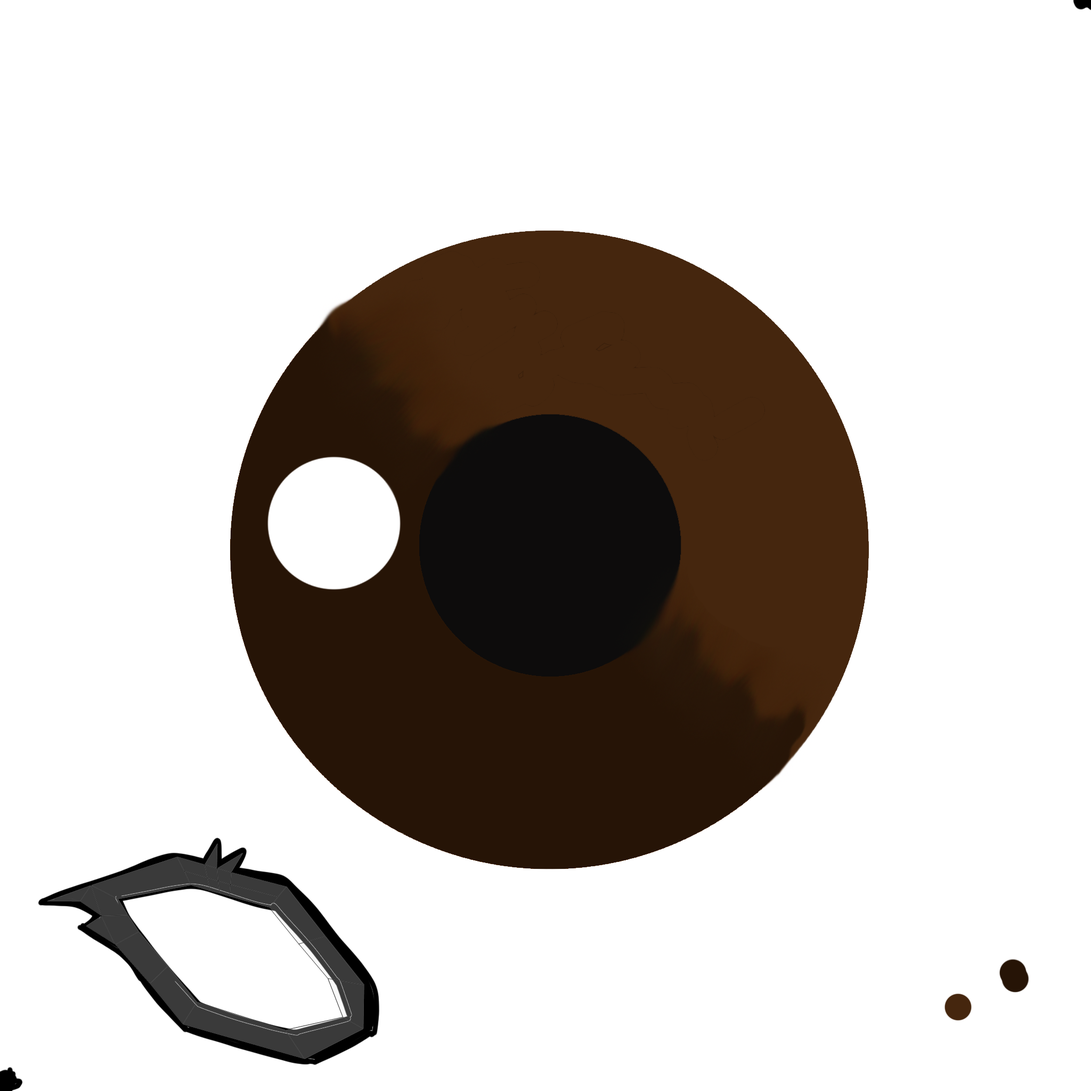
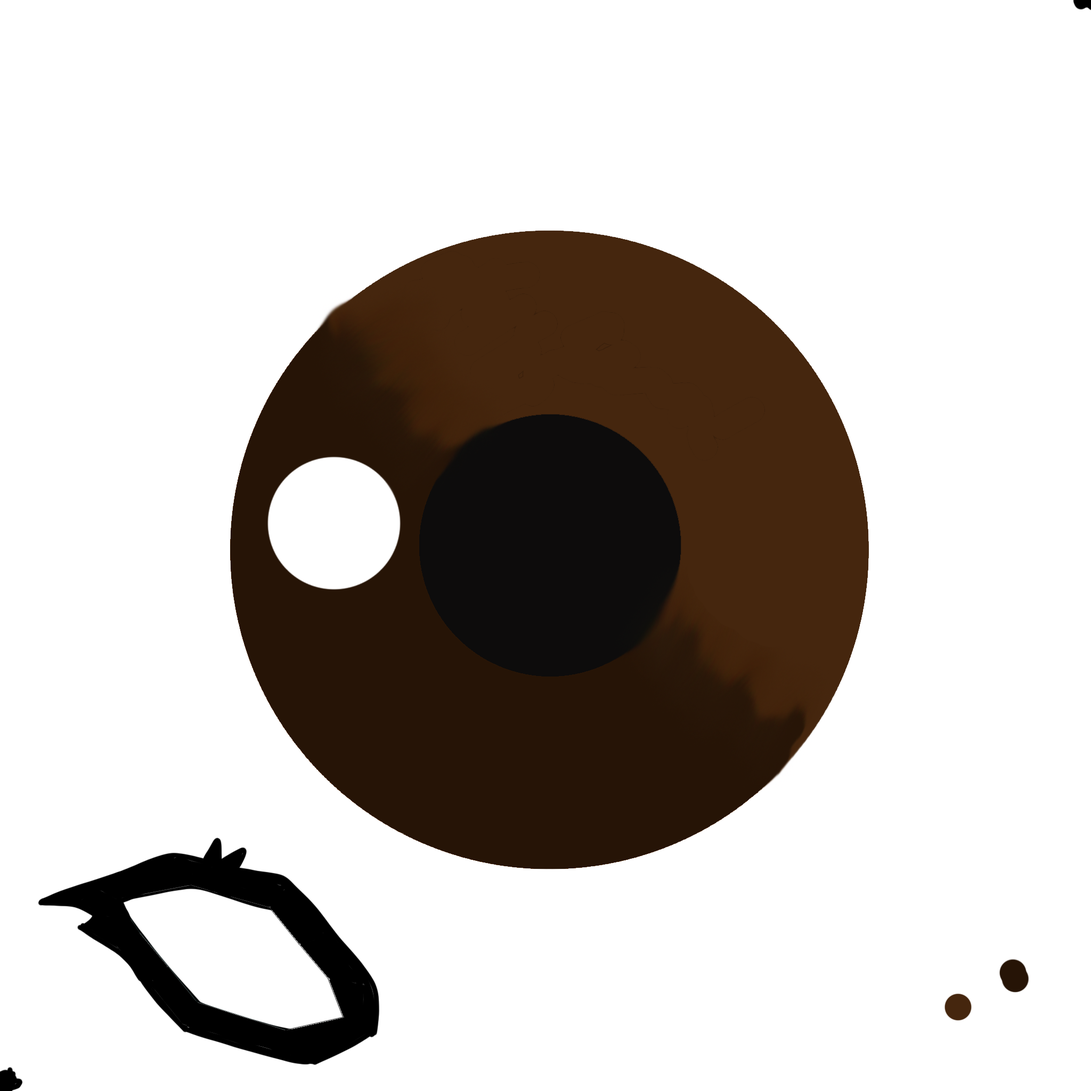
Two versions of the same layered image (1091x1091). Layer-by-layer changes:
painted on "Lashes UV" over [43, 843, 374, 1065]
